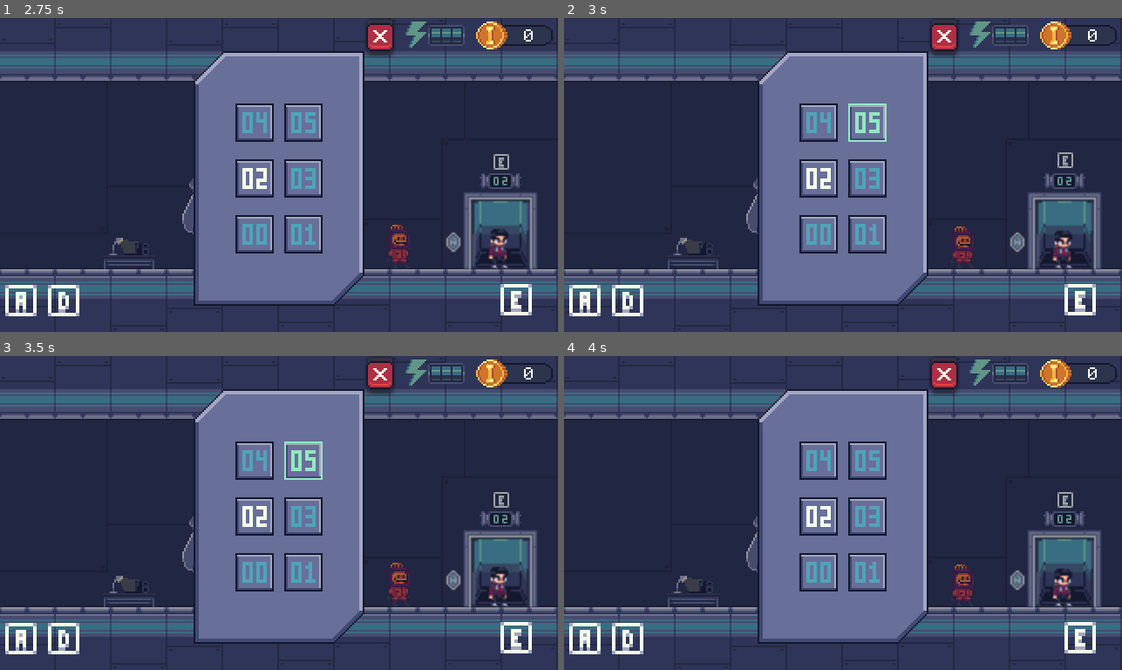
Above: before the commit, frames 1-4 (two rows, left to right).
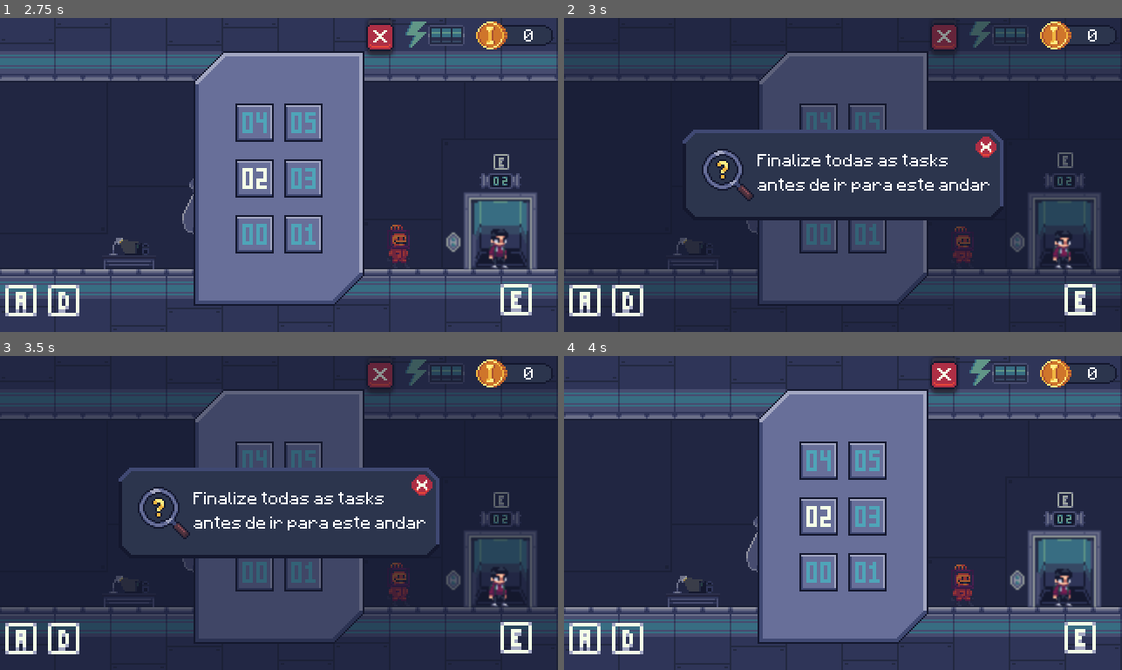
Above: after the commit, the same moments.

Repository: 2022M1T4-Inteli/My-roadlab
Game: Godot game, scene res://Scenes/Level 2.tscn
The game is run twice, just before and just after one commit, with the same random seed, the same clock (stepped at 60 frames per second) and the same inputs. This scene is started directly instead of the project's main scene.
Inputs (mouse positions are in pixels of both pictures, inside the frame that each line leads up to):
- Up to frame 1 (2.75 s): click (22, 300) at 0.5 s; click (61, 300) at 1.25 s; click (513, 300) at 2 s
- Up to frame 2 (3 s): click (865, 121) at 2.75 s
- Up to frame 3 (3.5 s): no input
- Up to frame 4 (4 s): click (988, 491) at 3.52 s

Frame 1 is identical in both runs. In frame 2, 40% of the frame differs, in the area x 0-100%, y 1-92%; in frame 3, 40%; in frame 4, nothing differs.

Commit message:
Última versão do jogo

Diff:
--- a/src/Projeto Inteli/Scenes/Cenários/Cenário 1.tscn
+++ b/src/Projeto Inteli/Scenes/Cenários/Cenário 1.tscn
@@ -9,6 +9,8 @@
 [ext_resource path="res://Sprites/Cenário/CenarioFundo.png" type="Texture" id=7]
 [ext_resource path="res://Sprites/Cenário/CenarioBancada.png" type="Texture" id=8]
 [ext_resource path="res://Sprites/Elevador/00.png" type="Texture" id=9]
+[ext_resource path="res://Fontes/Minecraftia-Regular.ttf" type="DynamicFontData" id=10]
+[ext_resource path="res://Sprites/Outros/IntroductionSprite.png" type="Texture" id=11]
 
 [sub_resource type="Animation" id=10]
 resource_name = "Abrindo"
@@ -138,6 +140,10 @@
 [sub_resource type="RectangleShape2D" id=9]
 extents = Vector2( 33, 27.5 )
 
+[sub_resource type="DynamicFont" id=23]
+size = 8
+font_data = ExtResource( 10 )
+
 [node name="Cenário 1" type="Sprite"]
 
 [node name="Sprite" type="Sprite" parent="."]
@@ -262,6 +268,43 @@
 margin_top = 49.0
 margin_right = 184.0
 margin_bottom = 69.0
+__meta__ = {
+"_edit_use_anchors_": false
+}
+
+[node name="Advertise" type="Control" parent="Elevador"]
+visible = false
+margin_left = -70.0
+margin_top = -91.0
+margin_right = 91.0
+margin_bottom = 83.0
+__meta__ = {
+"_edit_use_anchors_": false
+}
+
+[node name="Sprite" type="Sprite" parent="Elevador/Advertise"]
+position = Vector2( 70, 91 )
+scale = Vector2( 0.5, 0.5 )
+texture = ExtResource( 11 )
+
+[node name="Label" type="Label" parent="Elevador/Advertise"]
+margin_left = 21.0
+margin_top = 76.5
+margin_right = 158.0
+margin_bottom = 101.5
+custom_fonts/font = SubResource( 23 )
+text = "Finalize todas as tasks antes de ir para este andar"
+autowrap = true
+__meta__ = {
+"_edit_use_anchors_": false
+}
+
+[node name="Button" type="Button" parent="Elevador/Advertise"]
+show_behind_parent = true
+margin_left = 146.0
+margin_top = 69.0
+margin_right = 158.0
+margin_bottom = 89.0
 __meta__ = {
 "_edit_use_anchors_": false
 }
@@ -284,3 +327,4 @@
 [connection signal="mouse_entered" from="Elevador/ElevadorInterface0/ButtonAndar5" to="Elevador" method="_on_ButtonAndar5_mouse_entered"]
 [connection signal="mouse_exited" from="Elevador/ElevadorInterface0/ButtonAndar5" to="Elevador" method="_on_ButtonAndar5_mouse_exited"]
 [connection signal="pressed" from="Elevador/ElevadorInterface0/ButtonAndar5" to="Elevador" method="_on_ButtonAndar5_pressed"]
+[connection signal="pressed" from="Elevador/Advertise/Button" to="Elevador" method="_on_Button_pressed"]
--- a/src/Projeto Inteli/Scenes/Cenários/Cenário 2.tscn
+++ b/src/Projeto Inteli/Scenes/Cenários/Cenário 2.tscn
@@ -13,6 +13,7 @@
 [ext_resource path="res://Fontes/Minecraftia-Regular.ttf" type="DynamicFontData" id=11]
 [ext_resource path="res://Scenes/NPC/NPC.tscn" type="PackedScene" id=12]
 [ext_resource path="res://Scenes/HudEnergy.tscn" type="PackedScene" id=13]
+[ext_resource path="res://Sprites/Outros/IntroductionSprite.png" type="Texture" id=14]
 
 [sub_resource type="RectangleShape2D" id=31]
 extents = Vector2( 14.5, 10 )
@@ -145,6 +146,10 @@
 [sub_resource type="RectangleShape2D" id=30]
 extents = Vector2( 33, 27.5 )
 
+[sub_resource type="DynamicFont" id=33]
+size = 8
+font_data = ExtResource( 11 )
+
 [sub_resource type="DynamicFont" id=32]
 size = 8
 font_data = ExtResource( 11 )
@@ -295,6 +300,43 @@
 margin_top = 49.0
 margin_right = 184.0
 margin_bottom = 69.0
+__meta__ = {
+"_edit_use_anchors_": false
+}
+
+[node name="Advertise" type="Control" parent="Elevador"]
+visible = false
+margin_left = -70.0
+margin_top = -91.0
+margin_right = 91.0
+margin_bottom = 83.0
+__meta__ = {
+"_edit_use_anchors_": false
+}
+
+[node name="Sprite" type="Sprite" parent="Elevador/Advertise"]
+position = Vector2( 70, 91 )
+scale = Vector2( 0.5, 0.5 )
+texture = ExtResource( 14 )
+
+[node name="Label" type="Label" parent="Elevador/Advertise"]
+margin_left = 21.0
+margin_top = 76.5
+margin_right = 158.0
+margin_bottom = 101.5
+custom_fonts/font = SubResource( 33 )
+text = "Finalize todas as tasks antes de ir para este andar"
+autowrap = true
+__meta__ = {
+"_edit_use_anchors_": false
+}
+
+[node name="Button" type="Button" parent="Elevador/Advertise"]
+show_behind_parent = true
+margin_left = 146.0
+margin_top = 69.0
+margin_right = 158.0
+margin_bottom = 89.0
 __meta__ = {
 "_edit_use_anchors_": false
 }
@@ -340,3 +382,4 @@
 [connection signal="mouse_entered" from="Elevador/ElevadorInterface0/ButtonAndar5" to="Elevador" method="_on_ButtonAndar5_mouse_entered"]
 [connection signal="mouse_exited" from="Elevador/ElevadorInterface0/ButtonAndar5" to="Elevador" method="_on_ButtonAndar5_mouse_exited"]
 [connection signal="pressed" from="Elevador/ElevadorInterface0/ButtonAndar5" to="Elevador" method="_on_ButtonAndar5_pressed"]
+[connection signal="pressed" from="Elevador/Advertise/Button" to="Elevador" method="_on_Button_pressed"]
--- a/src/Projeto Inteli/Scenes/Cenários/Cenário 3.tscn
+++ b/src/Projeto Inteli/Scenes/Cenários/Cenário 3.tscn
@@ -12,6 +12,8 @@
 [ext_resource path="res://Sprites/Computer Task/GabineteTaskSprite.png" type="Texture" id=10]
 [ext_resource path="res://Scenes/NPC/NPC.tscn" type="PackedScene" id=11]
 [ext_resource path="res://Scenes/HudEnergy.tscn" type="PackedScene" id=12]
+[ext_resource path="res://Fontes/Minecraftia-Regular.ttf" type="DynamicFontData" id=13]
+[ext_resource path="res://Sprites/Outros/IntroductionSprite.png" type="Texture" id=14]
 
 [sub_resource type="RectangleShape2D" id=31]
 extents = Vector2( 45.5, 31.5 )
@@ -147,6 +149,10 @@
 [sub_resource type="RectangleShape2D" id=30]
 extents = Vector2( 33, 27.5 )
 
+[sub_resource type="DynamicFont" id=33]
+size = 8
+font_data = ExtResource( 13 )
+
 [node name="Cenário 3" type="Node2D"]
 script = ExtResource( 7 )
 
@@ -307,6 +313,43 @@
 margin_top = 49.0
 margin_right = 184.0
 margin_bottom = 69.0
+__meta__ = {
+"_edit_use_anchors_": false
+}
+
+[node name="Advertise" type="Control" parent="Elevador"]
+visible = false
+margin_left = -70.0
+margin_top = -91.0
+margin_right = 91.0
+margin_bottom = 83.0
+__meta__ = {
+"_edit_use_anchors_": false
+}
+
+[node name="Sprite" type="Sprite" parent="Elevador/Advertise"]
+position = Vector2( 70, 91 )
+scale = Vector2( 0.5, 0.5 )
+texture = ExtResource( 14 )
+
+[node name="Label" type="Label" parent="Elevador/Advertise"]
+margin_left = 21.0
+margin_top = 76.5
+margin_right = 158.0
+margin_bottom = 101.5
+custom_fonts/font = SubResource( 33 )
+text = "Finalize todas as tasks antes de ir para este andar"
+autowrap = true
+__meta__ = {
+"_edit_use_anchors_": false
+}
+
+[node name="Button" type="Button" parent="Elevador/Advertise"]
+show_behind_parent = true
+margin_left = 146.0
+margin_top = 69.0
+margin_right = 158.0
+margin_bottom = 89.0
 __meta__ = {
 "_edit_use_anchors_": false
 }
@@ -339,3 +382,4 @@
 [connection signal="mouse_entered" from="Elevador/ElevadorInterface0/ButtonAndar5" to="Elevador" method="_on_ButtonAndar5_mouse_entered"]
 [connection signal="mouse_exited" from="Elevador/ElevadorInterface0/ButtonAndar5" to="Elevador" method="_on_ButtonAndar5_mouse_exited"]
 [connection signal="pressed" from="Elevador/ElevadorInterface0/ButtonAndar5" to="Elevador" method="_on_ButtonAndar5_pressed"]
+[connection signal="pressed" from="Elevador/Advertise/Button" to="Elevador" method="_on_Button_pressed"]
--- a/src/Projeto Inteli/Scenes/Cenários/Cenário 4.tscn
+++ b/src/Projeto Inteli/Scenes/Cenários/Cenário 4.tscn
@@ -11,6 +11,8 @@
 [ext_resource path="res://Sprites/Data Task/dataTaskAreaSprite.png" type="Texture" id=9]
 [ext_resource path="res://Scenes/NPC/NPC.tscn" type="PackedScene" id=10]
 [ext_resource path="res://Scenes/HudEnergy.tscn" type="PackedScene" id=11]
+[ext_resource path="res://Fontes/Minecraftia-Regular.ttf" type="DynamicFontData" id=12]
+[ext_resource path="res://Sprites/Outros/IntroductionSprite.png" type="Texture" id=13]
 
 [sub_resource type="RectangleShape2D" id=31]
 extents = Vector2( 29, 10 )
@@ -143,6 +145,10 @@
 [sub_resource type="RectangleShape2D" id=30]
 extents = Vector2( 33, 27.5 )
 
+[sub_resource type="DynamicFont" id=32]
+size = 8
+font_data = ExtResource( 12 )
+
 [node name="Cenário 4" type="Node2D"]
 position = Vector2( -376, -99 )
 script = ExtResource( 8 )
@@ -289,6 +295,43 @@
 margin_top = 49.0
 margin_right = 184.0
 margin_bottom = 69.0
+__meta__ = {
+"_edit_use_anchors_": false
+}
+
+[node name="Advertise" type="Control" parent="Elevador"]
+visible = false
+margin_left = -70.0
+margin_top = -91.0
+margin_right = 91.0
+margin_bottom = 83.0
+__meta__ = {
+"_edit_use_anchors_": false
+}
+
+[node name="Sprite" type="Sprite" parent="Elevador/Advertise"]
+position = Vector2( 70, 91 )
+scale = Vector2( 0.5, 0.5 )
+texture = ExtResource( 13 )
+
+[node name="Label" type="Label" parent="Elevador/Advertise"]
+margin_left = 21.0
+margin_top = 76.5
+margin_right = 158.0
+margin_bottom = 101.5
+custom_fonts/font = SubResource( 32 )
+text = "Finalize todas as tasks antes de ir para este andar"
+autowrap = true
+__meta__ = {
+"_edit_use_anchors_": false
+}
+
+[node name="Button" type="Button" parent="Elevador/Advertise"]
+show_behind_parent = true
+margin_left = 146.0
+margin_top = 69.0
+margin_right = 158.0
+margin_bottom = 89.0
 __meta__ = {
 "_edit_use_anchors_": false
 }
@@ -319,3 +362,4 @@
 [connection signal="mouse_entered" from="Elevador/ElevadorInterface0/ButtonAndar5" to="Elevador" method="_on_ButtonAndar5_mouse_entered"]
 [connection signal="mouse_exited" from="Elevador/ElevadorInterface0/ButtonAndar5" to="Elevador" method="_on_ButtonAndar5_mouse_exited"]
 [connection signal="pressed" from="Elevador/ElevadorInterface0/ButtonAndar5" to="Elevador" method="_on_ButtonAndar5_pressed"]
+[connection signal="pressed" from="Elevador/Advertise/Button" to="Elevador" method="_on_Button_pressed"]
--- a/src/Projeto Inteli/Scenes/Cenários/Cenário 5.tscn
+++ b/src/Projeto Inteli/Scenes/Cenários/Cenário 5.tscn
@@ -11,6 +11,8 @@
 [ext_resource path="res://Sprites/TestAutomationTask/AutomationTaskSprite.png" type="Texture" id=9]
 [ext_resource path="res://Scenes/NPC/NPC.tscn" type="PackedScene" id=10]
 [ext_resource path="res://Scenes/HudEnergy.tscn" type="PackedScene" id=11]
+[ext_resource path="res://Fontes/Minecraftia-Regular.ttf" type="DynamicFontData" id=12]
+[ext_resource path="res://Sprites/Outros/IntroductionSprite.png" type="Texture" id=13]
 
 [sub_resource type="RectangleShape2D" id=31]
 extents = Vector2( 54.5, 10 )
@@ -143,6 +145,10 @@
 [sub_resource type="RectangleShape2D" id=30]
 extents = Vector2( 33, 27.5 )
 
+[sub_resource type="DynamicFont" id=32]
+size = 8
+font_data = ExtResource( 12 )
+
 [node name="Cenário 5" type="Sprite"]
 script = ExtResource( 8 )
 
@@ -286,6 +292,43 @@
 margin_top = 49.0
 margin_right = 184.0
 margin_bottom = 69.0
+__meta__ = {
+"_edit_use_anchors_": false
+}
+
+[node name="Advertise" type="Control" parent="Elevador"]
+visible = false
+margin_left = -70.0
+margin_top = -91.0
+margin_right = 91.0
+margin_bottom = 83.0
+__meta__ = {
+"_edit_use_anchors_": false
+}
+
+[node name="Sprite" type="Sprite" parent="Elevador/Advertise"]
+position = Vector2( 70, 91 )
+scale = Vector2( 0.5, 0.5 )
+texture = ExtResource( 13 )
+
+[node name="Label" type="Label" parent="Elevador/Advertise"]
+margin_left = 21.0
+margin_top = 76.5
+margin_right = 158.0
+margin_bottom = 101.5
+custom_fonts/font = SubResource( 32 )
+text = "Finalize todas as tasks antes de ir para este andar"
+autowrap = true
+__meta__ = {
+"_edit_use_anchors_": false
+}
+
+[node name="Button" type="Button" parent="Elevador/Advertise"]
+show_behind_parent = true
+margin_left = 146.0
+margin_top = 69.0
+margin_right = 158.0
+margin_bottom = 89.0
 __meta__ = {
 "_edit_use_anchors_": false
 }
@@ -316,3 +359,4 @@
 [connection signal="mouse_entered" from="Elevador/ElevadorInterface0/ButtonAndar5" to="Elevador" method="_on_ButtonAndar5_mouse_entered"]
 [connection signal="mouse_exited" from="Elevador/ElevadorInterface0/ButtonAndar5" to="Elevador" method="_on_ButtonAndar5_mouse_exited"]
 [connection signal="pressed" from="Elevador/ElevadorInterface0/ButtonAndar5" to="Elevador" method="_on_ButtonAndar5_pressed"]
+[connection signal="pressed" from="Elevador/Advertise/Button" to="Elevador" method="_on_Button_pressed"]
--- a/src/Projeto Inteli/Scenes/Cenários/Menu.tscn
+++ b/src/Projeto Inteli/Scenes/Cenários/Menu.tscn
@@ -68,9 +68,9 @@
 
 [node name="Label" type="Label" parent="Credit"]
 margin_left = 230.0
-margin_top = 66.0
+margin_top = 52.0
 margin_right = 410.0
-margin_bottom = 288.0
+margin_bottom = 299.0
 custom_fonts/font = SubResource( 1 )
 text = "Dayllan Alho
 Elias Biondo
@@ -80,7 +80,8 @@
 Renato Machado
 Theo Tosto
 
-CC BY 2022"
+1º Turma - Ateliê 4
+CC BY 4.0 2022"
 align = 1
 __meta__ = {
 "_edit_use_anchors_": false
--- a/src/Projeto Inteli/Scenes/Level.tscn
+++ b/src/Projeto Inteli/Scenes/Level.tscn
@@ -161,11 +161,15 @@
 
 [node name="Label" type="Label" parent="IntroductionToEnergySystem"]
 margin_left = 211.0
-margin_top = 113.0
+margin_top = 89.0
 margin_right = 531.0
-margin_bottom = 258.0
+margin_bottom = 268.0
 custom_fonts/font = SubResource( 6 )
-text = "Aqui você é muito bem-vindo(a) e importante para nós …(173 unchanged characters)… que você conquistará durante a jogatina. Nossas máquinas estão distribuídas em todos os andares, inclusive no térreo. Fique de olho em sua energia: você pode acompanhá-la no canto superior direito de sua tela. Atenção: um café restaura a sua energia por completo, então garanta que esteja inteiramente cansado para economizar moedas."
+text = "Aqui você é muito bem-vindo(a) e importante para nós …(173 unchanged characters)… que você conquistará durante a jogatina.
+
+Nossas máquinas estão distribuídas em todos os andares, inclusive no térreo. Fique de olho em sua energia: você pode acompanhá-la no canto superior direito de sua tela.
+
+Atenção: um café restaura a sua energia por completo, então garanta que esteja inteiramente cansado para economizar moedas."
 align = 1
 autowrap = true
 __meta__ = {
--- a/src/Projeto Inteli/Scenes/Tasks/ComputerTask.tscn
+++ b/src/Projeto Inteli/Scenes/Tasks/ComputerTask.tscn
@@ -643,6 +643,9 @@
 bbcode_enabled = true
 text = "Engenheiros da computação, além do conhecimento sobre a criação de programas, trabalham, frequentemente, com ha …(189 unchanged characters)…
 scroll_active = false
+__meta__ = {
+"_edit_use_anchors_": false
+}
 
 [node name="ButtonCloseIntroduction" type="Button" parent="IntroductionScreen"]
 show_behind_parent = true
--- a/src/Projeto Inteli/Scenes/Tasks/SatelliteTask.tscn
+++ b/src/Projeto Inteli/Scenes/Tasks/SatelliteTask.tscn
@@ -123,9 +123,9 @@
 [node name="Final_message" type="RichTextLabel" parent="."]
 visible = false
 margin_left = 397.0
-margin_top = 117.0
-margin_right = 606.0
-margin_bottom = 353.0
+margin_top = 128.0
+margin_right = 606.0
+margin_bottom = 364.0
 rect_pivot_offset = Vector2( -250, -36 )
 custom_colors/default_color = Color( 0.286275, 0.85098, 0.231373, 1 )
 custom_fonts/normal_font = SubResource( 1 )
@@ -151,7 +151,7 @@
 margin_left = 397.0
 margin_top = 90.0
 margin_right = 606.0
-margin_bottom = 105.0
+margin_bottom = 129.0
 rect_pivot_offset = Vector2( -250, -36 )
 custom_colors/default_color = Color( 0.286275, 0.85098, 0.231373, 1 )
 custom_fonts/normal_font = SubResource( 1 )
--- a/src/Projeto Inteli/Scripts/ComputerTask.gd
+++ b/src/Projeto Inteli/Scripts/ComputerTask.gd
@@ -103,4 +103,5 @@
 
 # Closing introduction screen
 func _on_ButtonCloseIntroduction_pressed():
+	$Explanation.visible = true
 	$IntroductionScreen.queue_free()
--- a/src/Projeto Inteli/Scripts/Elevador.gd
+++ b/src/Projeto Inteli/Scripts/Elevador.gd
@@ -78,6 +78,8 @@
 func _on_ButtonAndar5_pressed():
 	if Global.dataTaskComplete && Global.describingTaskComplete && Global.automationTestTaskComplete && Global.satelliteTaskComplete && Global.computerTaskComplete:
 		get_tree().change_scene_to(load("res://Scenes/Level" + str(chooseFloor[4]) + ".tscn"))
+	else:
+		$Advertise.visible = true
 
 
 # Checking witch button mouse cursor is on top
@@ -119,3 +121,7 @@
 
 func _on_ButtonAndar5_mouse_exited():
 	$ElevadorInterface0/Botoes.frame = animDefault
+
+
+func _on_Button_pressed():
+	$Advertise.visible = false
--- a/src/Projeto Inteli/Scripts/SatelliteTask.gd
+++ b/src/Projeto Inteli/Scripts/SatelliteTask.gd
@@ -25,7 +25,7 @@
 	# Freeing the transmission button when all satellites was connected.
 	if (isFirstSatelliteConnected && isSecondSatelliteConnected && isThirdSatelliteConnected && isFourthSatelliteConnected):
 		$Waiting_transmission_message.visible = true
-		$Waiting_transmission_message.text = "Aguardando transmissão..."
+		$Waiting_transmission_message.text = "Aguardando transmissão...\nPressione o satélite para iniciar a transmissão."
 		$Control/Start_transmission_button.disabled = false
 		$Control/Start_transmission_button.visible = true
 	else:
--- a/src/Projeto Inteli/Scripts/Task.gd
+++ b/src/Projeto Inteli/Scripts/Task.gd
@@ -45,10 +45,10 @@
 }
 
 var fifthStep = {
-	expectedInputText = "Receber função f",
-	expectedOutputText = "Retornar a derivada de f em relação a variável x",
-	inputValues = "f(x) = 3 . x^3",
-	outputValue = "f'(x) = 9 . x^2",
+	expectedInputText = "Receber número x",
+	expectedOutputText = "Retornar x elevado a 4",
+	inputValues = "3",
+	outputValue = "81",
 	isCorrect = true,
 }
 
Not shown: 1 places in src/Projeto Inteli/Scenes/Cenários/Cenário 1.tscn that only renumber resources
Not shown: 1 places in src/Projeto Inteli/Scenes/Cenários/Cenário 2.tscn that only renumber resources
Not shown: 1 places in src/Projeto Inteli/Scenes/Cenários/Cenário 3.tscn that only renumber resources
Not shown: 1 places in src/Projeto Inteli/Scenes/Cenários/Cenário 4.tscn that only renumber resources
Not shown: 1 places in src/Projeto Inteli/Scenes/Cenários/Cenário 5.tscn that only renumber resources
Not shown, changed: src/Projeto Inteli/Sprites/NPC/ChefeParado.png.import
Not shown, changed: src/Projeto Inteli/Sprites/NPC/ChefeParadoInRange.png.import
Not shown, changed: src/Projeto Inteli/Sprites/NPC/CuboParado.png.import
Not shown, changed: src/Projeto Inteli/Sprites/NPC/CuboParadoInRange.png.import
Not shown, changed: src/Projeto Inteli/Sprites/NPC/Dialogo.png.import
Not shown, changed: src/Projeto Inteli/Sprites/NPC/Dialogo2.png.import
Not shown, changed: src/Projeto Inteli/Sprites/NPC/OlhoParado.png.import
(and 3 more such lines)
